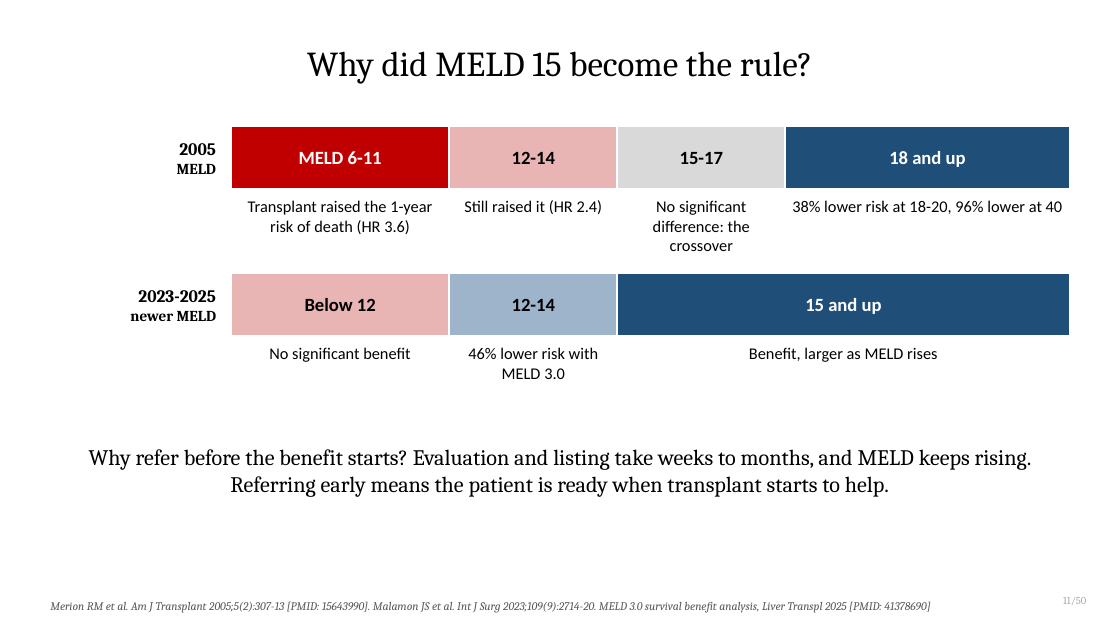
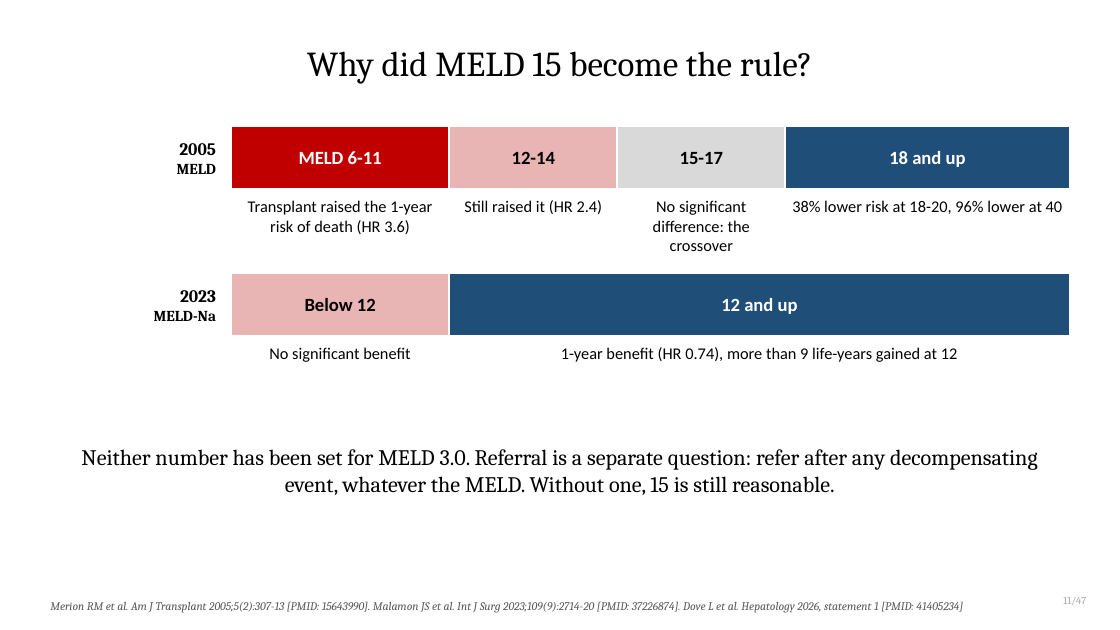
Before and after one commit to qaddodi/mohammad-almeqdadi-lectures, a slide deck: slide 11 of lectures/liver-transplant-grand-rounds-mmc-2026/Liver Transplantation When to Refer and Whats New.pptx. Drawn at 1120x630 pixels with LibreOffice and Linux fonts; fonts in the diff are those of the drawing. Boxes give left, top, right and bottom in pixels: in the first picture for what was removed or moved away, otherwise in the second. Text is boxed around its words. In the diff, an @@ line names an element or a change of style, - is before the commit and + after.

```diff
--- a/lectures/liver-transplant-grand-rounds-mmc-2026/Liver Transplantation When to Refer and Whats New.pptx
+++ b/lectures/liver-transplant-grand-rounds-mmc-2026/Liver Transplantation When to Refer and Whats New.pptx
@@ text at box(154, 290, 217, 321): text changed; size 15 to 13 pt @@
-2023-2025
-newer MELD
+2023
+MELD-Na
@@ rectangle: place and size @@
-rectangle at box(618, 273, 1070, 336)
+rectangle at box(450, 273, 1070, 336)
@@ rectangle removed at box(450, 273, 618, 336) @@
@@ text at box(721, 298, 798, 314): text changed; text colour #000000 to #FFFFFF @@
-12-14
+12 and up
@@ text removed at box(805, 298, 882, 314) @@
-15 and up
@@ text at box(561, 347, 958, 362): text changed @@
-46% lower risk with MELD 3.0
+1-year benefit (HR 0.74), more than 9 life-years gained at 12
@@ text removed at box(749, 347, 937, 362) @@
-Benefit, larger as MELD rises
@@ text at box(81, 449, 1038, 495): text changed @@
-Why refer before the benefit starts? Evaluation and listing take weeks to months, and MELD keeps rising. Referring early means the patient is ready when transplant starts to help.
+Neither number has been set for MELD 3.0. Referral is a separate question: refer after any decompensating event, whatever the MELD. Without one, 15 is still reasonable.
@@ text at box(1063, 597, 1086, 605): text changed @@
-11/50
+11/47
@@ text at box(50, 601, 963, 613): text changed @@
-Merion RM et al. Am J Transplant 2005;5(2):307-13 [PMID: 15643990]. Malamon JS et al. Int J Surg 2023;109(9):2714-20. MELD 3.0 survival benefit analysis, Liver Transpl 2025 [PMID: 41378690]
+Merion RM et al. Am J Transplant 2005;5(2):307-13 [PMID: 15643990]. Malamon JS et al. Int J Surg 2023;109(9):2714-20 [PMID: 37226874]. Dove L et al. Hepatology 2026, statement 1 [PMID: 41405234]
```
Also in this commit, not shown: 53 other slides changed, 2 slides added, 3 slides removed, 4 other files.
